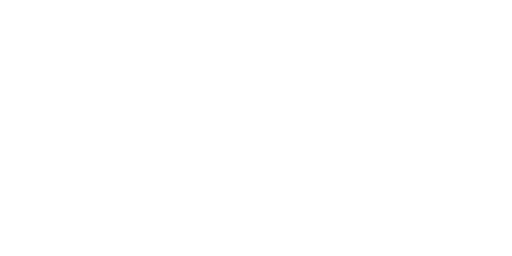
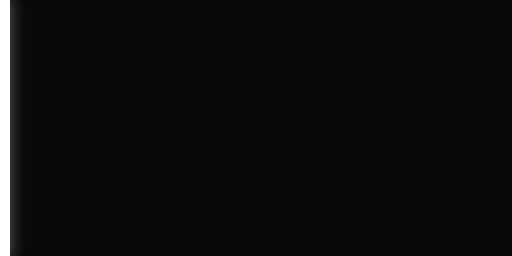
Two versions of the same layered image (512×256). Layer-by-layer changes:
showed "Rounded Rectangle 1", painted on it over left=10, top=0, right=512, bottom=256
painted on "Background" over left=10, top=0, right=512, bottom=256
